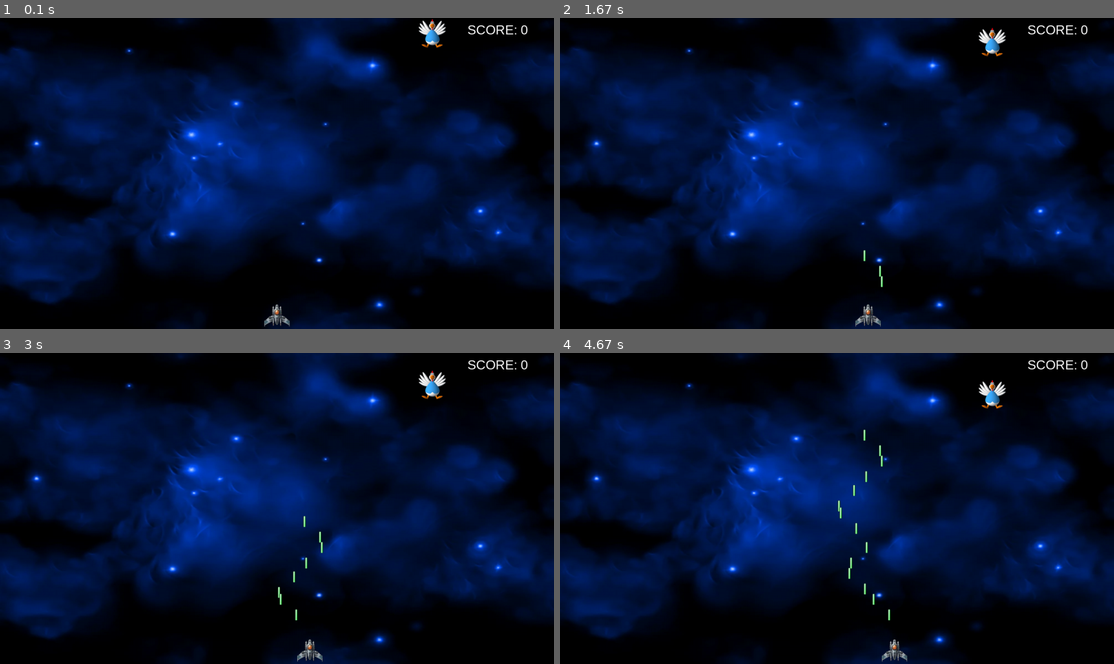
Above: before the commit, frames 1-4 (two rows, left to right).
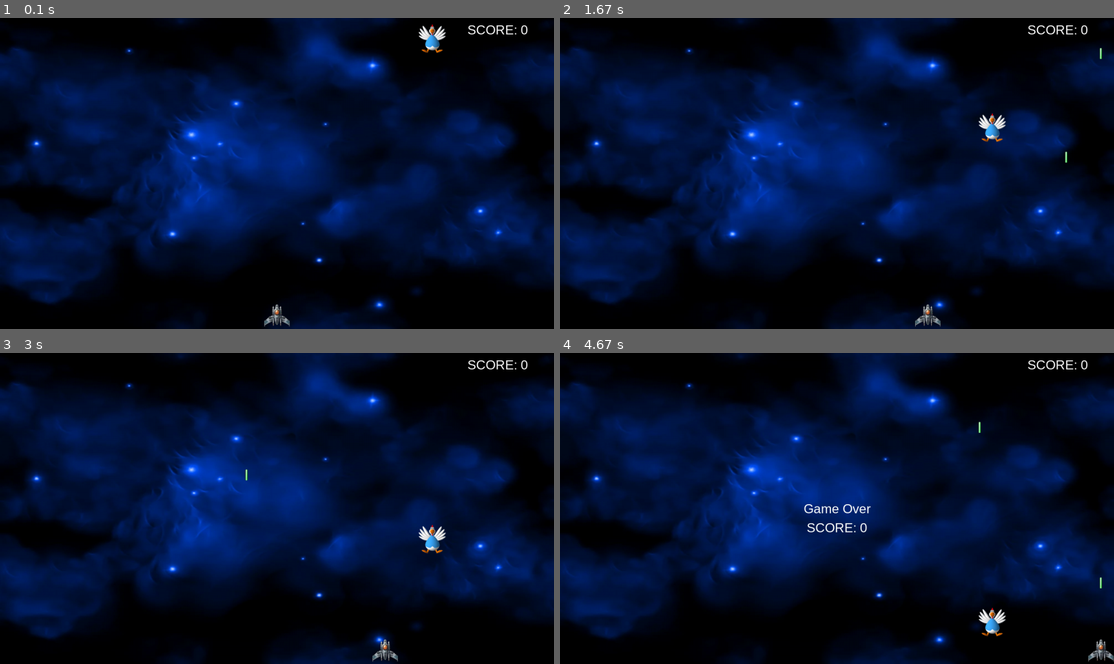
Above: after the commit, the same moments.

Repository: Walker-xd/Chicken_Invaders_pygame
Game: pygame game, started from main.py
The game is run twice, just before and just after one commit, with the same random seed, the same clock (stepped at 60 frames per second) and the same inputs.
Inputs:
- Up to frame 1 (0.1 s): no input
- Up to frame 2 (1.67 s): hold Right 0.33-0.8 s; hold Right 0.83-1.3 s; tap Space at 0.9, 1.2, 1.4 s; hold Left from 1.33 s (still down)
- Up to frame 3 (3 s): tap Space at 1.7, 1.97, 2.27, 2.4, 2.7 s; release Left at 1.87 s; hold Left 1.9-2.3 s; hold Right 2.33-2.97 s
- Up to frame 4 (4.67 s): hold Left 3-3.47 s; tap Space at 3.07, 3.37, 3.57, 3.87, 4.07, 4.37 s; hold Right 3.5-3.97 s; hold Right 4-4.47 s

The runs differ from the first frame. In frame 1, 0.3% of the frame differs, in the area x 75-81%, y 0-12%; in frame 2, 0.9%; in frame 3, 1.0%; in frame 4, 1.4%, in the area x 44-100%, y 8-100%.

Commit message:
version 1.2.0

Diff:
--- a/main.py
+++ b/main.py
@@ -29,17 +29,17 @@
     ship_width, ship_height = space_ship_image.get_size()
     ship_x, ship_y = screen_wight / 2 - ship_width / 2, screen_height - ship_height
     ship_move_left, ship_move_right = False, False
-    ship_step = 1
+    ship_step = 10
 
     laser_image = pygame.image.load('image/laser.png')
     laser_width, laser_height = laser_image.get_size()
     launched_lasers = []
-    laser_step = 1
+    laser_step = 10
 
     chicken_image = pygame.image.load('image/chicken.png')
     chicken_width, chicken_height = chicken_image.get_size()
     chicken_x, chicken_y = randint(0, screen_wight - chicken_width), 0
-    chicken_step = 0.11
+    chicken_step = 1.1
 
     game_score = 0
     while True:
@@ -58,7 +58,6 @@
                     laser_sound.play()
                     laser_x, laser_y = ship_x + ship_width / 2 - laser_width / 2, ship_y - ship_height / 2
                     launched_lasers.append([laser_x,laser_y])
-                    ship_x += 0.1
 
 
             if i.type == pygame.KEYUP:                                              #Unpressing Key
@@ -85,8 +84,8 @@
                 hit_sound.play()
                 game_score += 1
                 chicken_x, chicken_y = randint(0, screen_wight - chicken_width), 0
-                if chicken_step < 0.35:
-                    chicken_step += 0.02
+                if chicken_step < 3.5:
+                    chicken_step += 0.2
 
 
         screen.blit(background, (0, 0))
@@ -98,7 +97,7 @@
         screen.blit(score_text, (screen_wight - 200, 10))
         pygame.display.update()
 
-        pygame.time.Clock().tick(1200)  #FPS_lock
+        pygame.time.Clock().tick(120)  #FPS_lock
 
         if chicken_y + chicken_height > ship_y:
             game_over_text = game_font.render(f"Game Over", True, 'white')
--- a/main_mouse.py
+++ b/main_mouse.py
@@ -10,7 +10,6 @@
 
 def main():
     pygame.init()
-    clock = pygame.time.Clock()
     game_font = pygame.font.SysFont("arial", 30)
 
     laser_sound = pygame.mixer.Sound('sound/laser.wav')                             #Sounds
@@ -33,12 +32,12 @@
     laser_image = pygame.image.load('image/laser.png')
     laser_width, laser_height = laser_image.get_size()
     launched_lasers = []
-    laser_step = 1
+    laser_step = 10
 
     chicken_image = pygame.image.load('image/chicken.png')
     chicken_width, chicken_height = chicken_image.get_size()
     chicken_x, chicken_y = randint(0, screen_wight - chicken_width), 0
-    chicken_step = 0.1
+    chicken_step = 1
 
     game_score = 0
 
@@ -73,8 +72,8 @@
                 hit_sound.play()
                 game_score += 1
                 chicken_x, chicken_y = randint(0, screen_wight - chicken_width), 0
-                if chicken_step < 0.9:
-                    chicken_step += 0.02
+                if chicken_step < 9:
+                    chicken_step += 0.2
 
 
         screen.blit(background, (0, 0))
@@ -90,7 +89,7 @@
         pygame.display.update()
 
 
-        pygame.time.Clock().tick(1200)  #FPS_lock
+        pygame.time.Clock().tick(120)  #FPS_lock
 
         if chicken_y + chicken_height > ship_y:
             game_over_text = game_font.render(f"Game Over", True, 'white')
--- a/main_wasd.py
+++ b/main_wasd.py
@@ -29,17 +29,17 @@
     ship_width, ship_height = space_ship_image.get_size()
     ship_x, ship_y = screen_wight / 2 - ship_width / 2, screen_height - ship_height
     ship_move_left, ship_move_right = False, False
-    ship_step = 1
+    ship_step = 10
 
     laser_image = pygame.image.load('image/laser.png')
     laser_width, laser_height = laser_image.get_size()
     launched_lasers = []
-    laser_step = 1
+    laser_step = 10
 
     chicken_image = pygame.image.load('image/chicken.png')
     chicken_width, chicken_height = chicken_image.get_size()
     chicken_x, chicken_y = randint(0, screen_wight - chicken_width), 0
-    chicken_step = 0.11
+    chicken_step = 1.1
 
     game_score = 0
     while True:
@@ -56,7 +56,6 @@
                     laser_sound.play()
                     laser_x, laser_y = ship_x + ship_width / 2 - laser_width / 2, ship_y - ship_height / 2
                     launched_lasers.append([laser_x,laser_y])
-                    ship_x += 0.1
 
             if i.type == pygame.MOUSEBUTTONDOWN and i.button == 1:
                 laser_sound.play()
@@ -86,8 +85,8 @@
                 hit_sound.play()
                 game_score += 1
                 chicken_x, chicken_y = randint(0, screen_wight - chicken_width), 0
-                if chicken_step < 0.35:
-                    chicken_step += 0.02
+                if chicken_step < 3.5:
+                    chicken_step += 0.2
 
 
         screen.blit(background, (0, 0))
@@ -99,7 +98,7 @@
         screen.blit(score_text, (screen_wight - 200, 10))
         pygame.display.update()
 
-        pygame.time.Clock().tick(1200)  #FPS_lock
+        pygame.time.Clock().tick(120)  #FPS_lock
 
         if chicken_y + chicken_height > ship_y:
             game_over_text = game_font.render(f"Game Over", True, 'white')
Not shown, added: readme.txt
